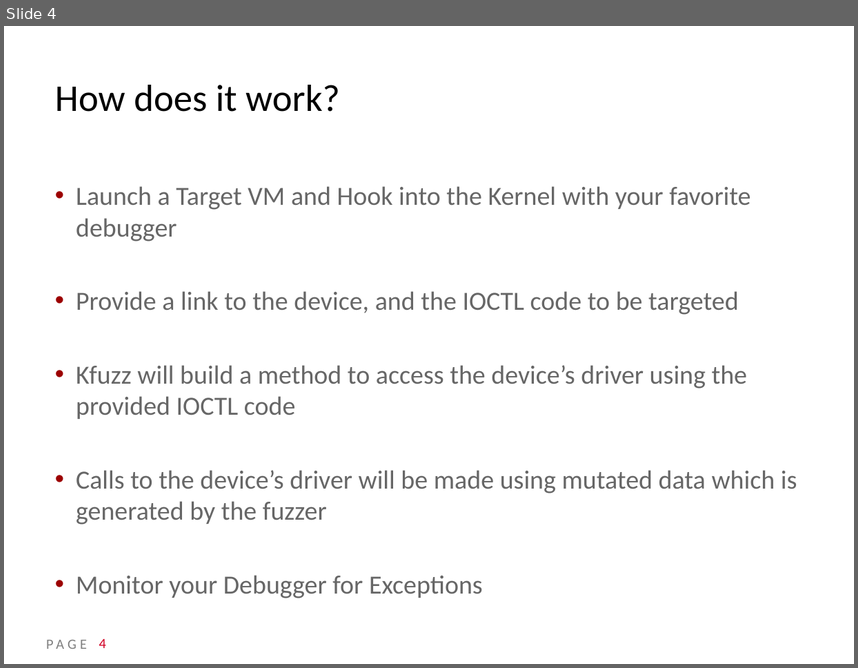
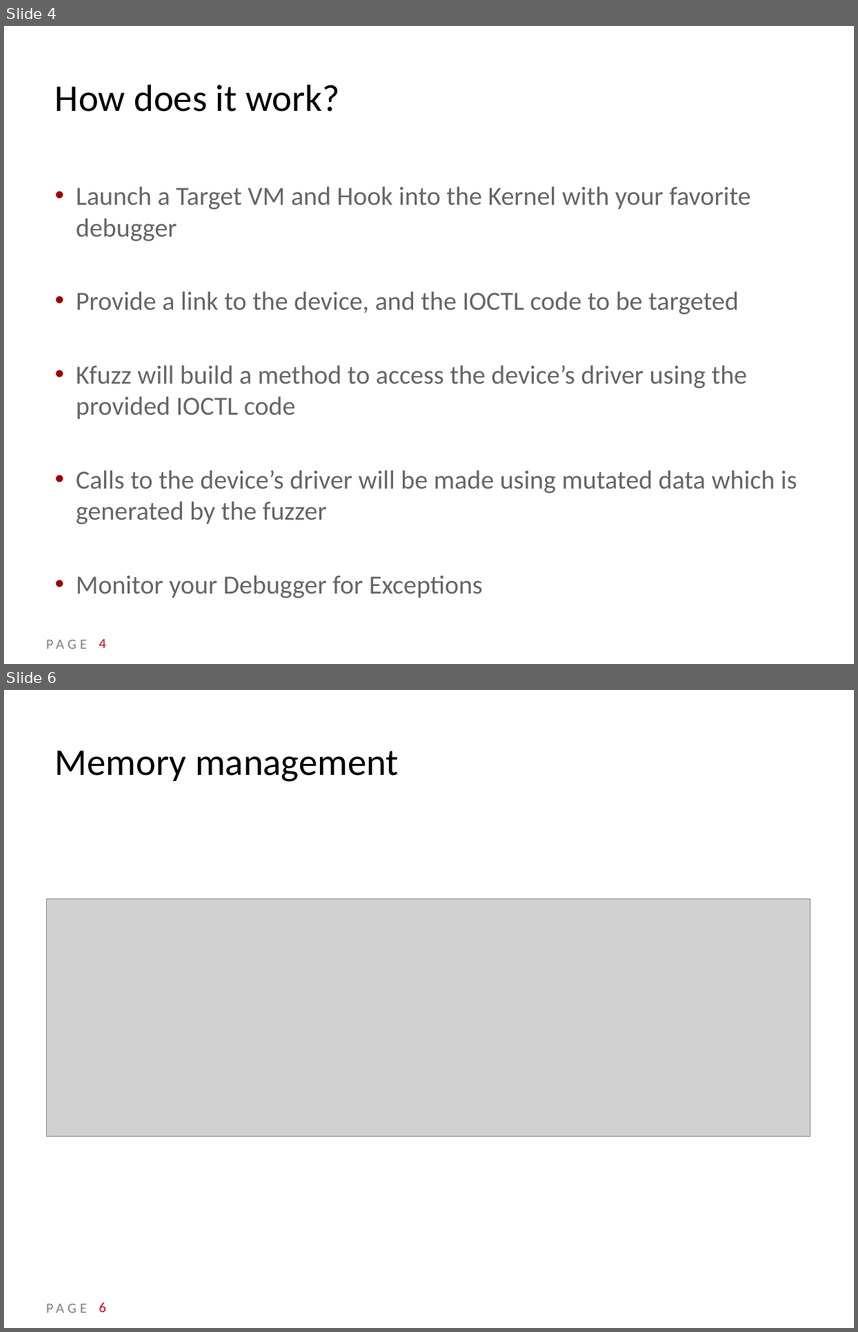
Before and after one commit to xshield360/Kfuzz, a slide deck: CORE-2013-kFuzz.pptx. Shown one above the other, each under a label of ours: slide 4 before the commit, slides 4 and 6 after it; the slides between them are not shown. The pictures are 858x668 and 858x1332 pixels, drawn with LibreOffice and Linux fonts; fonts in the diff are those of the drawing; grey boxes stand for pictures; background and template pictures are left out. Boxes give left, top, right and bottom in pixels: in the first picture for what was removed or moved away, otherwise in the second. Text is boxed around its words. In the diff, an @@ line names an element or a change of style, - is before the commit and + after.

```diff
--- a/CORE-2013-kFuzz.pptx
+++ b/CORE-2013-kFuzz.pptx
@@ slide 6 added at (4, 690, 854, 1328), background picture (left out); not listed: 1 template element that a slide beside it also shows @@
@@ title added at (55, 751, 399, 782), 32 pt, text #000000 @@
+Memory management
@@ picture added at (47, 898, 810, 1136) @@
@@ page number added at (99, 1302, 106, 1312), 12 pt, text #D20025 @@
+6
```
Also in this commit, not shown: 2 slides changed, 3 other slides added.
